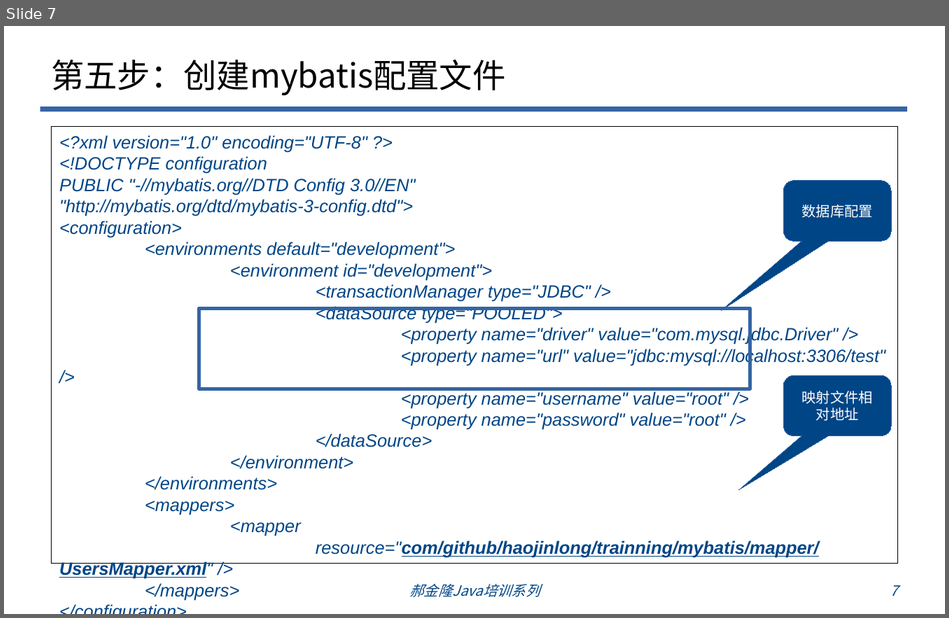
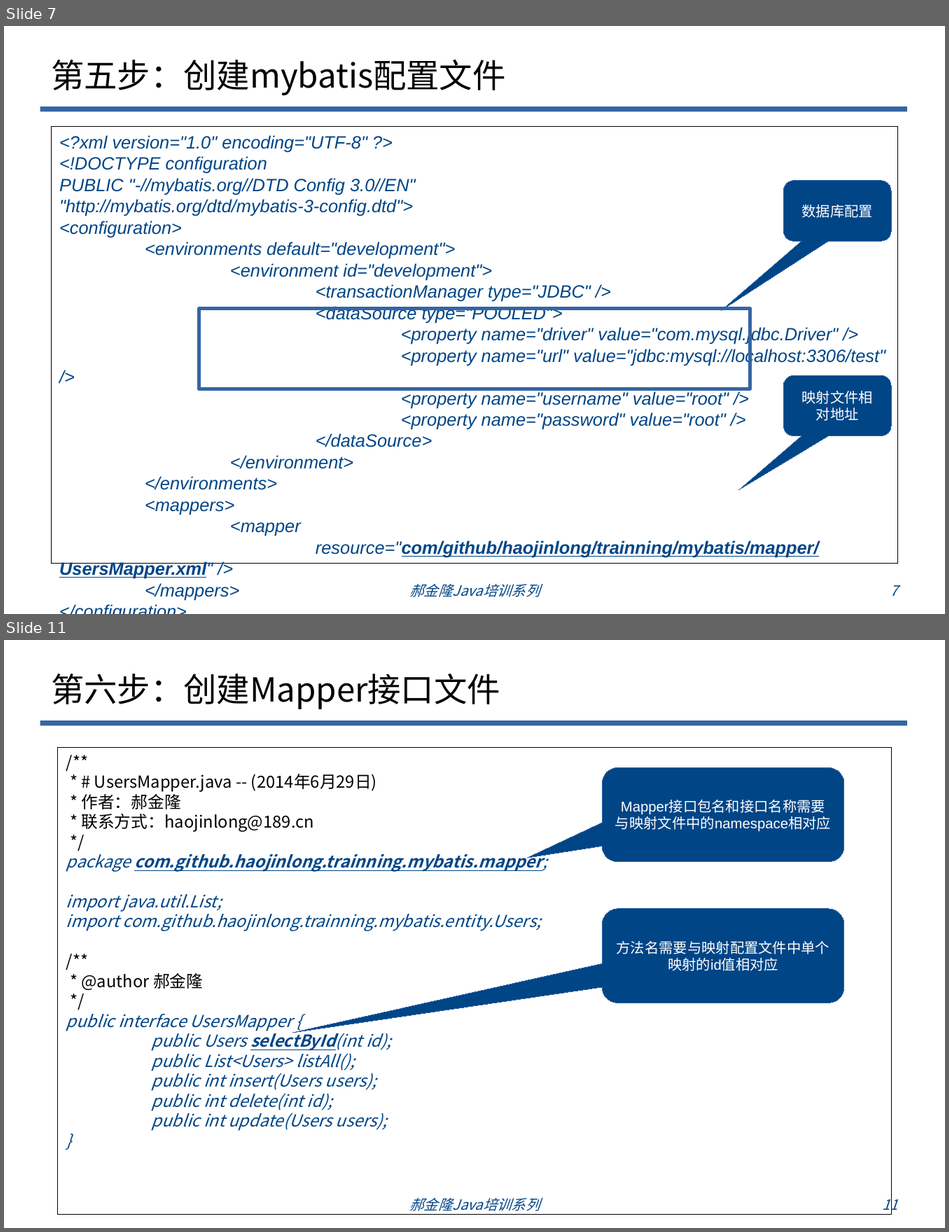
Before and after one commit to haojinlong/trainning, a slide deck: doc/odp/郝金隆JavaEE基础培训1：mybatis培训.odp. Shown one above the other, each under a label of ours: slide 7 before the commit, slides 7 and 11 after it; the slides between them are not shown. The pictures are 949x618 and 949x1232 pixels, drawn with LibreOffice and Linux fonts; fonts in the diff are those of the drawing; background and template pictures are left out. Boxes give left, top, right and bottom in pixels: in the first picture for what was removed or moved away, otherwise in the second. Text is boxed around its words. In the diff, an @@ line names an element or a change of style, - is before the commit and + after.

```diff
--- a/doc/odp/郝金隆JavaEE基础培训1：mybatis培训.odp
+++ b/doc/odp/郝金隆JavaEE基础培训1：mybatis培训.odp
@@ slide 11 added at [4, 640, 945, 1228], background #FFFFFF; not listed: 1 template element that a slide beside it also shows @@
@@ title added at [51, 674, 500, 709], 28 pt, text #000000 @@
+第六步：创建Mapper接口文件
@@ rectangle added at [58, 748, 891, 1215], outline #000000 0 pt, 14 pt, text #004586, italic @@
+/**
+* # UsersMapper.java -- (2014年6月29日)
+* 作者：郝金隆
+* 联系方式：haojinlong@189.cn
+*/
+package com.github.haojinlong.trainning.mybatis.mapper;
+import java.util.List;
+import com.github.haojinlong.trainning.mybatis.entity.Users;
+/**
+* @author 郝金隆
+*/
+public interface UsersMapper {
+public Users selectById(int id);
+public List<Users> listAll();
+public int insert(Users users);
+public int delete(int id);
+public int update(Users users);
+}
@@ rounded speech box added at [602, 768, 844, 862], fill #004586, outline #3465A4 0 pt, 12 pt, text #FFFFFF @@
+Mapper接口包名和接口名称需要与映射文件中的namespace相对应
@@ rounded speech box added at [602, 909, 844, 1003], fill #004586, outline #3465A4 0 pt, 12 pt, text #FFFFFF @@
+方法名需要与映射配置文件中单个映射的id值相对应
@@ text added at [410, 1198, 540, 1211], 12 pt, text #004586, italic @@
+郝金隆Java培训系列
@@ page number added at [882, 1194, 897, 1213], 12 pt, text #004586, italic @@
+11
```
Also in this commit, not shown: 5 slides changed, 2 other slides added.
